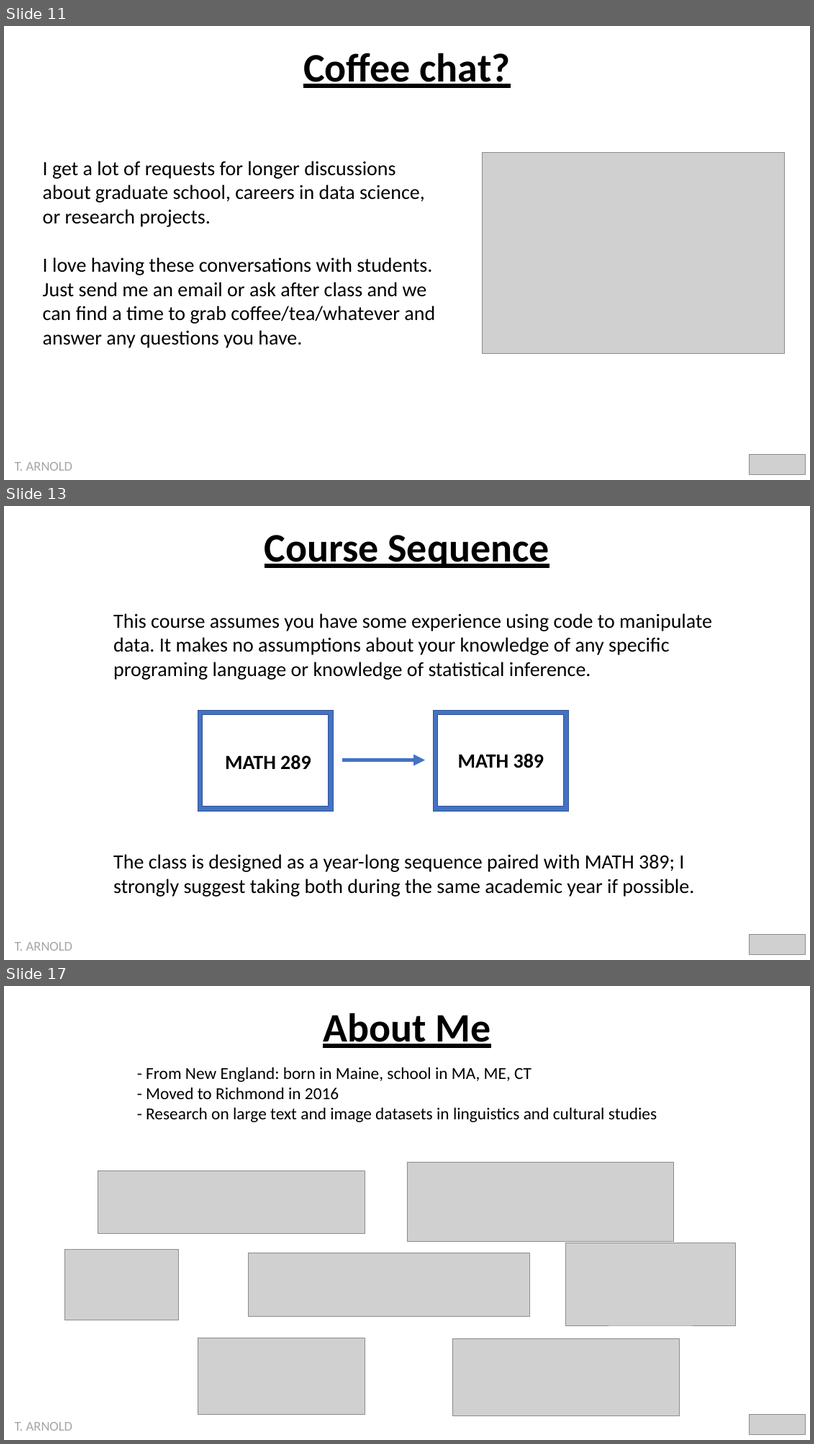
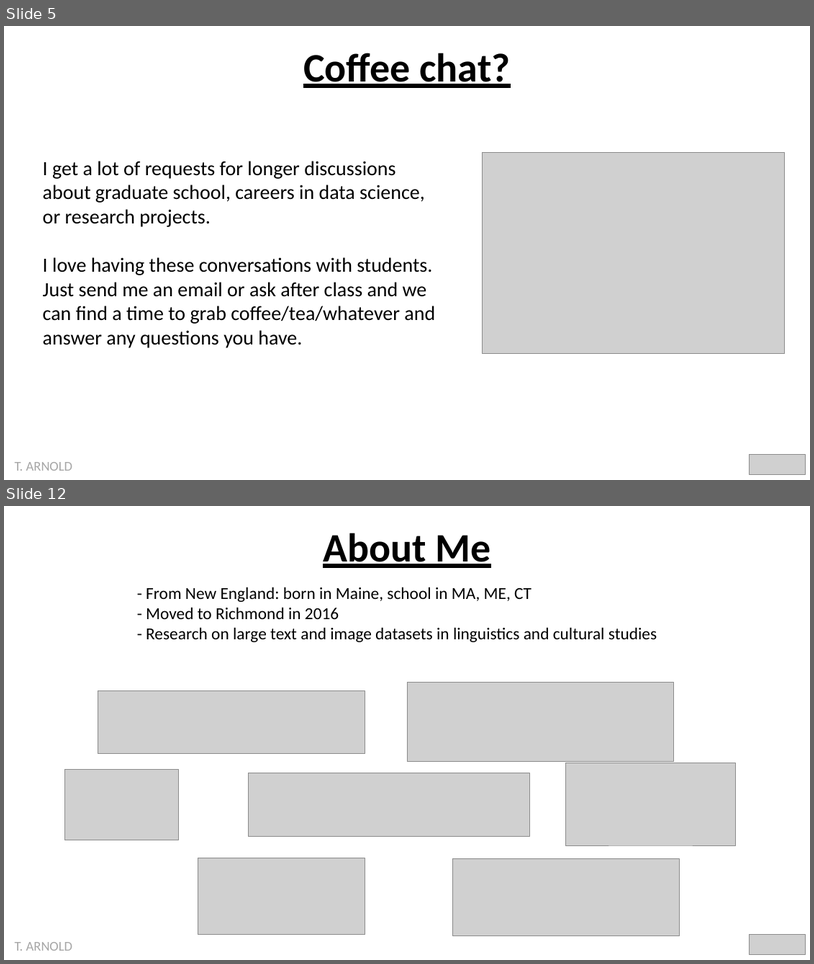
Before and after one commit to statsmaths/dsst289-f21, a slide deck: pslides/introduction.pptx. Shown one above the other, each under a label of ours: slides 11, 13 and 17 before the commit, slides 5 and 12 after it; the slides between them are not shown. The pictures are 814x1444 and 814x964 pixels, drawn with LibreOffice and Linux fonts; fonts in the diff are those of the drawing; grey boxes stand for pictures. Boxes give left, top, right and bottom in pixels: in the first picture for what was removed or moved away, otherwise in the second. Text is boxed around its words. In the diff, an @@ line names an element or a change of style, - is before the commit and + after.

```diff
--- a/pslides/introduction.pptx
+++ b/pslides/introduction.pptx
@@ slide 13 removed at (x1=4, y1=506, x2=810, y2=960), background #FFFFFF @@
@@ text removed at (x1=265, y1=535, x2=550, y2=568) @@
-Course Sequence
@@ text removed at (x1=113, y1=613, x2=712, y2=680) @@
-This course assumes you have some experience using code to manipulate data. It makes no assumptions about your knowledge of any specific programing language or knowledge of statistical inference.
@@ frame removed at (x1=198, y1=710, x2=334, y2=811) @@
@@ frame removed at (x1=434, y1=710, x2=569, y2=811) @@
@@ text removed at (x1=225, y1=754, x2=311, y2=770) @@
-MATH 289
@@ arrow removed from (343, 760) to (425, 760) @@
@@ text removed at (x1=458, y1=753, x2=545, y2=768) @@
-MATH 389
@@ text removed at (x1=113, y1=854, x2=694, y2=896) @@
-The class is designed as a year-long sequence paired with MATH 389; I strongly suggest taking both during the same academic year if possible.
@@ picture removed at (x1=749, y1=934, x2=806, y2=955) @@
@@ text removed at (x1=15, y1=942, x2=73, y2=950) @@
-T. ARNOLD
@@ what was slide 11 is now slide 5 @@
@@ what was slide 17 is now slide 12 @@
```
Also in this commit, not shown: 5 slides changed, 5 slides added, 8 other slides removed, 2 other files.
